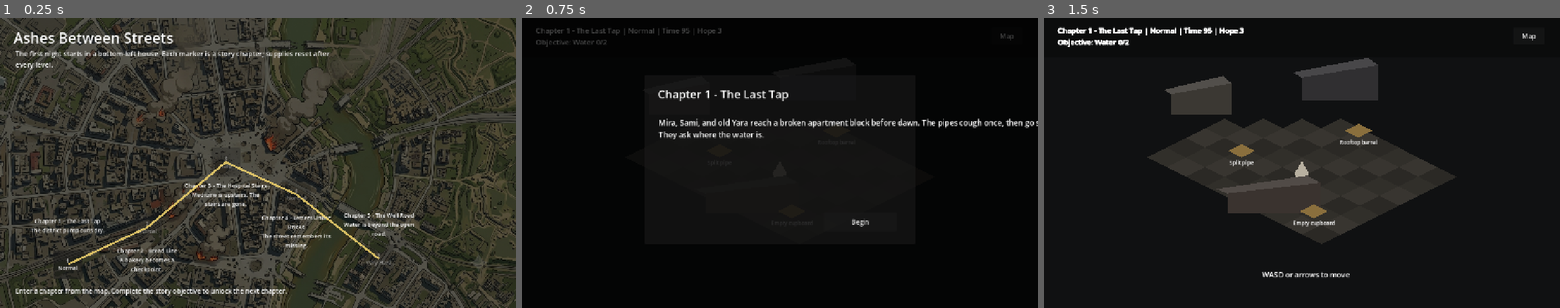
Above: before the commit, frames 1-3 (left to right).
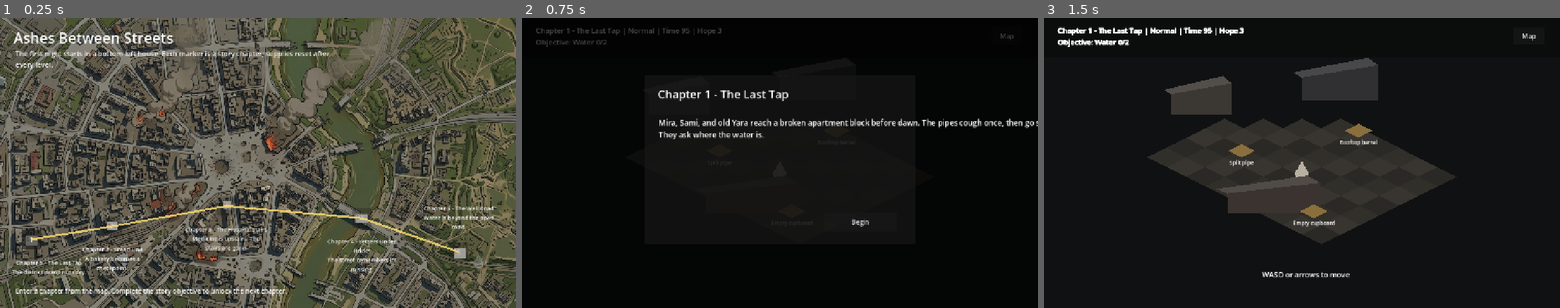
Above: after the commit, the same moments.

Repository: Asemdnn/ashes-between-streets
Game: Godot game, scene res://scenes/Main.tscn
The game is run twice, just before and just after one commit, with the same random seed, the same clock (stepped at 60 frames per second) and the same inputs.
Inputs:
- Up to frame 1 (0.25 s): no input
- Up to frame 2 (0.75 s): click "1 Normal" (after the commit: "1") at 0.5 s
- Up to frame 3 (1.5 s): click "Begin" at 1.25 s

The runs differ from the first frame. In frame 1, 71% of the frame differs, in the area x 0-100%, y 0-100%; in frame 2, nothing differs; in frame 3, nothing differs.

Commit message:
Update campaign map chapter route

Diff:
--- a/scripts/Main.gd
+++ b/scripts/Main.gd
@@ -86,11 +86,11 @@
 var mode := "map"
 var story_active := false
 var chapter_map_points: Array[Vector2] = [
-	Vector2(168, 612),
-	Vector2(365, 520),
-	Vector2(560, 358),
-	Vector2(735, 438),
-	Vector2(940, 598)
+	Vector2(78, 550),
+	Vector2(279, 517),
+	Vector2(561, 467),
+	Vector2(898, 497),
+	Vector2(1138, 581)
 ]
 
 var active_root: Node
@@ -168,7 +168,7 @@
 		map_image.set_anchors_and_offsets_preset(Control.PRESET_FULL_RECT)
 		map_image.expand_mode = TextureRect.EXPAND_IGNORE_SIZE
 		map_image.stretch_mode = TextureRect.STRETCH_KEEP_ASPECT_COVERED
-		map_image.modulate = Color(0.72, 0.72, 0.68, 1.0)
+		map_image.modulate = Color(0.95, 0.95, 0.92, 1.0)
 		map_root.add_child(map_image)
 	else:
 		var bg := ColorRect.new()
@@ -177,7 +177,7 @@
 		map_root.add_child(bg)
 
 	var shade := ColorRect.new()
-	shade.color = Color(0.03, 0.035, 0.035, 0.28)
+	shade.color = Color(0.03, 0.035, 0.035, 0.12)
 	shade.set_anchors_and_offsets_preset(Control.PRESET_FULL_RECT)
 	map_root.add_child(shade)
 
@@ -243,12 +243,12 @@
 	var done := completed.has(index)
 
 	var marker := Button.new()
-	marker.position = pos - Vector2(36, 36)
-	marker.size = Vector2(72, 72)
+	marker.position = pos - Vector2(24, 24)
+	marker.size = Vector2(48, 48)
 	marker.disabled = not unlocked
-	marker.text = "%d\n%s" % [index + 1, chapter["difficulty"]]
+	marker.text = "%d" % [index + 1]
 	marker.tooltip_text = chapter["title"]
-	marker.add_theme_font_size_override("font_size", 13)
+	marker.add_theme_font_size_override("font_size", 18)
 	map_root.add_child(marker)
 
 	if unlocked:
@@ -260,7 +260,10 @@
 	var label_offset := Vector2(-104, 48)
 	if pos.y > 560.0:
 		label_offset = Vector2(-104, -118)
-	label.position = pos + label_offset
+	var label_pos := pos + label_offset
+	label_pos.x = clampf(label_pos.x, 18.0, 1054.0)
+	label_pos.y = clampf(label_pos.y, 128.0, 622.0)
+	label.position = label_pos
 	label.size = Vector2(208, 84)
 	label.horizontal_alignment = HORIZONTAL_ALIGNMENT_CENTER
 	label.autowrap_mode = TextServer.AUTOWRAP_WORD_SMART
Binary file changed: art/campaign_map.png
